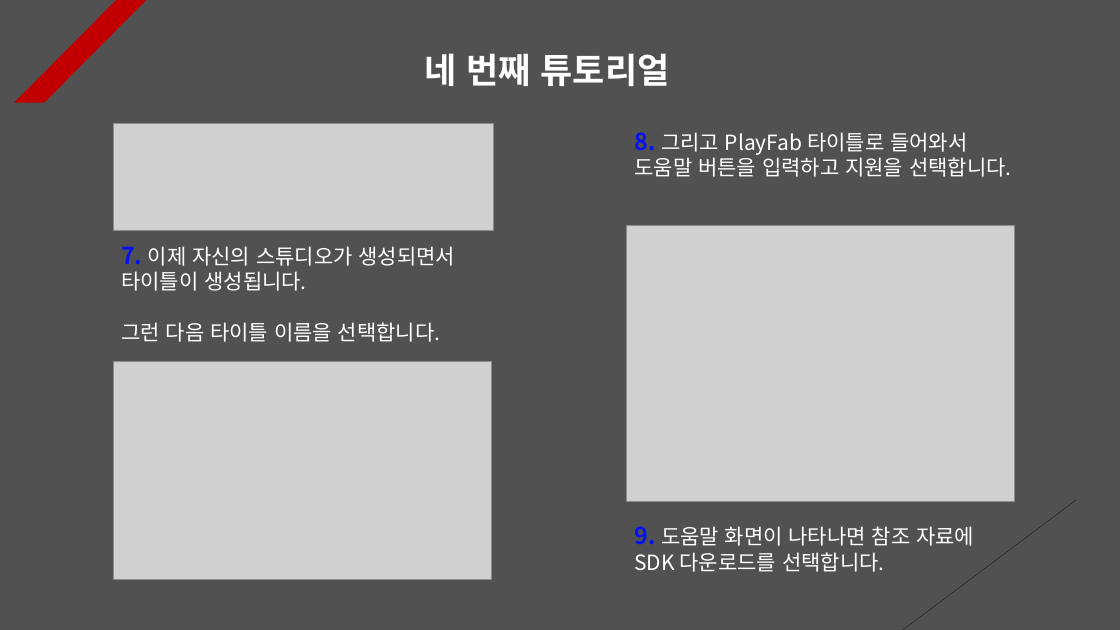
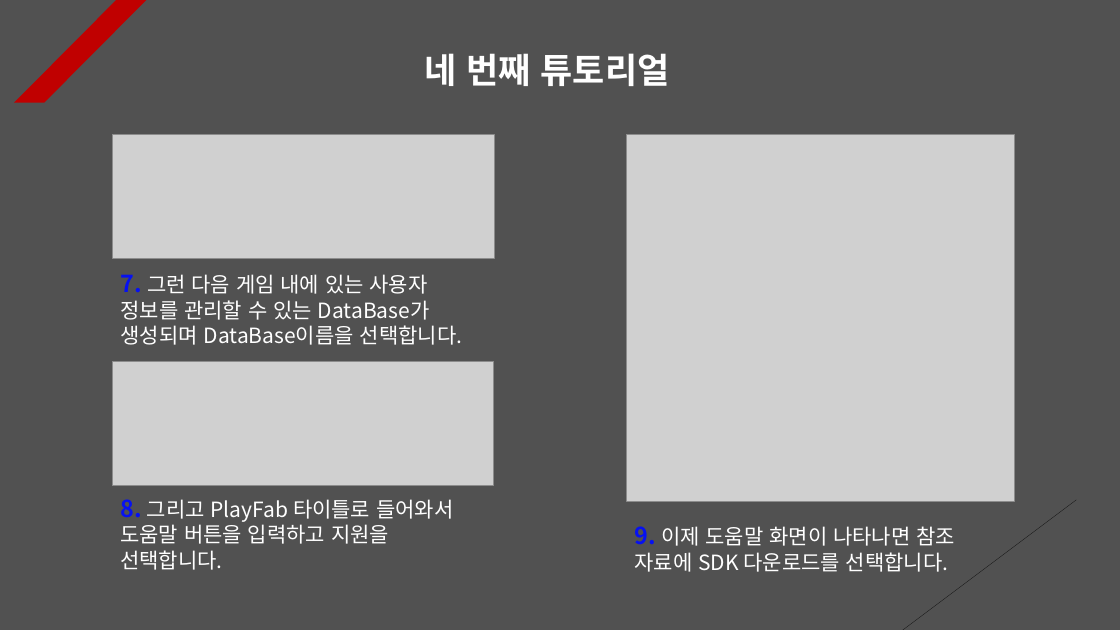
Before and after one commit to Unity2033/3D-UnityEngine, a slide deck: slide 4 of Assets/Class/Photon Server/PPT Data/Photon PlayFab.pptx. Drawn at 1120x630 pixels with LibreOffice and Linux fonts; fonts in the diff are those of the drawing; grey boxes stand for pictures. Boxes give left, top, right and bottom in pixels: in the first picture for what was removed or moved away, otherwise in the second. Text is boxed around its words. In the diff, an @@ line names an element or a change of style, - is before the commit and + after.

```diff
--- a/Assets/Class/Photon Server/PPT Data/Photon PlayFab.pptx
+++ b/Assets/Class/Photon Server/PPT Data/Photon PlayFab.pptx
@@ picture: place and size @@
-picture at box(113, 124, 494, 231)
+picture at box(113, 134, 495, 258)
@@ picture: place and size @@
-picture at box(627, 225, 1014, 501)
+picture at box(627, 134, 1014, 501)
@@ text at box(120, 274, 462, 345): text changed @@
-7. 이제 자신의 스튜디오가 생성되면서 타이틀이 생성됩니다.
-그런 다음 타이틀 이름을 선택합니다.
+7. 그런 다음 게임 내에 있는 사용자 정보를 관리할 수 있는 DataBase가 생성되며 DataBase이름을 선택합니다.
@@ picture: place and size @@
-picture at box(113, 361, 491, 580)
+picture at box(113, 361, 494, 486)
@@ text "8. 그리고 PlayFab 타이틀로 들어와서 ..." rewrapped from box(634, 132, 1011, 177) to box(120, 499, 453, 570) @@
@@ text at box(634, 526, 955, 572): text changed @@
-9. 도움말 화면이 나타나면 참조 자료에 SDK 다운로드를 선택합니다.
+9. 이제 도움말 화면이 나타나면 참조 자료에 SDK 다운로드를 선택합니다.
```
Also in this commit, not shown: 14 other slides changed, 1 slide added, 21 other files.
